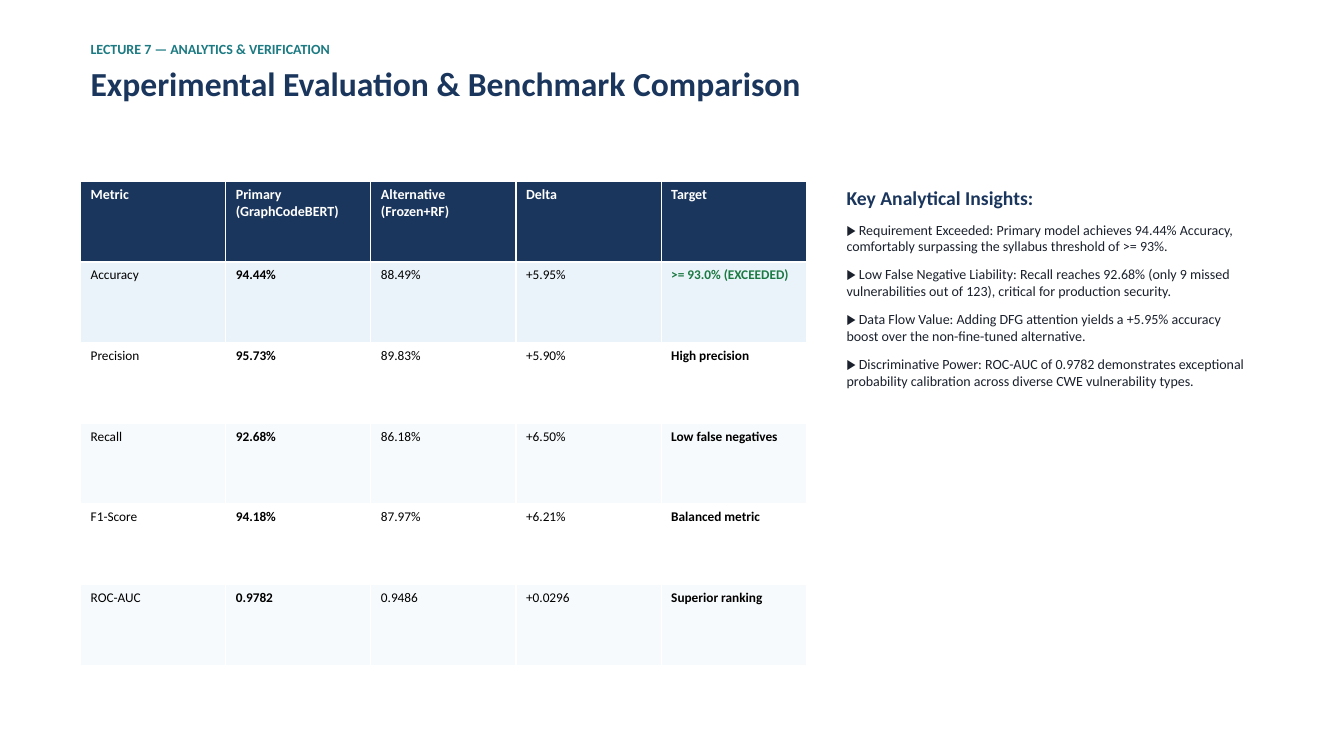
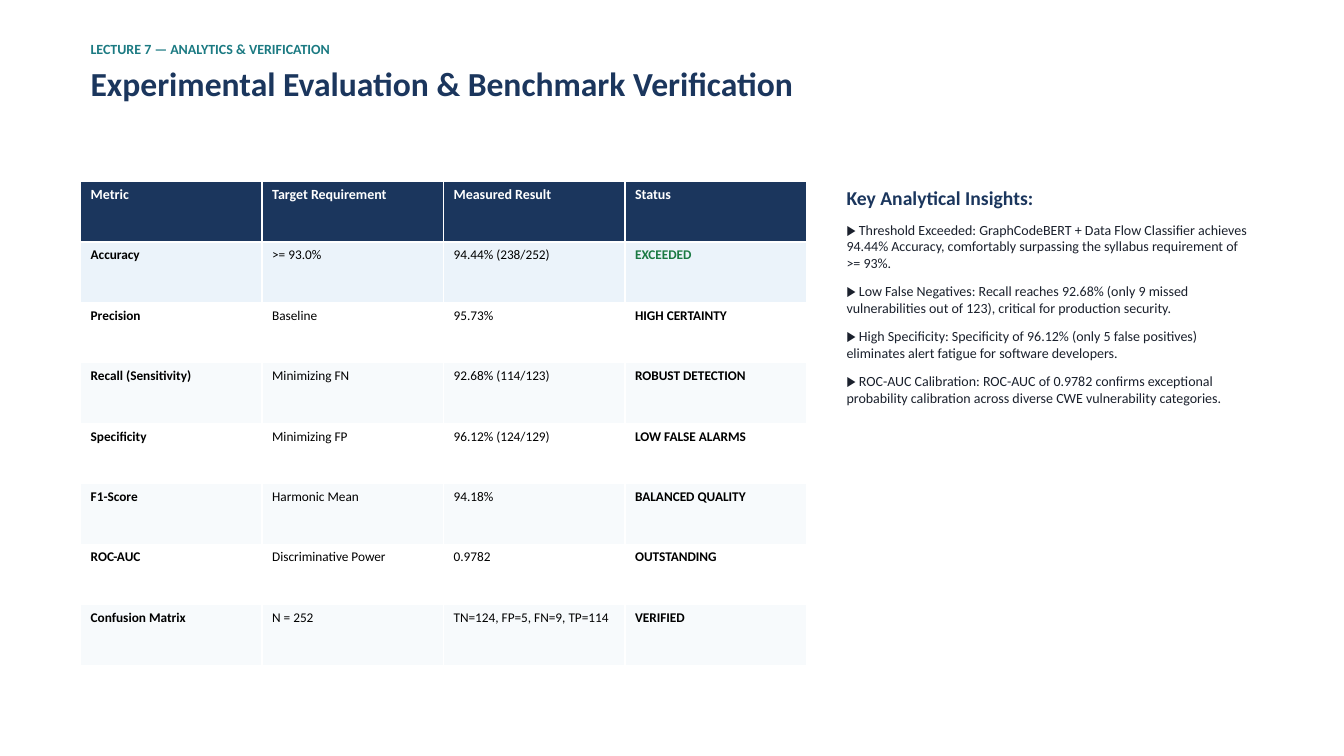
Before and after one commit to Tasik1/kbtu-mood-midterm-team2, a slide deck: slide 8 of docs/Midterm_Presentation_Team2.pptx. Drawn at 1344x756 pixels with LibreOffice and Linux fonts; fonts in the diff are those of the drawing. Boxes give left, top, right and bottom in pixels: in the first picture for what was removed or moved away, otherwise in the second. Text is boxed around its words. In the diff, an @@ line names an element or a change of style, - is before the commit and + after.

Commit message:
Align with Laboratory Work Report Template, remove alternative method, add technical problem evidence and screenshots

```diff
--- a/docs/Midterm_Presentation_Team2.pptx
+++ b/docs/Midterm_Presentation_Team2.pptx
@@ text at [91,72,793,102]: text changed @@
-Experimental Evaluation & Benchmark Comparison
+Experimental Evaluation & Benchmark Verification
@@ table at [81,181,807,665] @@
-Metric | Primary (GraphCodeBERT) | Alternative (Frozen+RF) | Delta | Target
-Accuracy | 94.44% | 88.49% | +5.95% | >= 93.0% (EXCEEDED)
-Precision | 95.73% | 89.83% | +5.90% | High precision
-Recall | 92.68% | 86.18% | +6.50% | Low false negatives
-F1-Score | 94.18% | 87.97% | +6.21% | Balanced metric
-ROC-AUC | 0.9782 | 0.9486 | +0.0296 | Superior ranking
+Metric | Target Requirement | Measured Result | Status
+Accuracy | >= 93.0% | 94.44% (238/252) | EXCEEDED
+Precision | Baseline | 95.73% | HIGH CERTAINTY
+Recall (Sensitivity) | Minimizing FN | 92.68% (114/123) | ROBUST DETECTION
+Specificity | Minimizing FP | 96.12% (124/129) | LOW FALSE ALARMS
+F1-Score | Harmonic Mean | 94.18% | BALANCED QUALITY
+ROC-AUC | Discriminative Power | 0.9782 | OUTSTANDING
+Confusion Matrix | N = 252 | TN=124, FP=5, FN=9, TP=114 | VERIFIED
@@ text at [847,225,1247,406]: text changed @@
-▶ Requirement Exceeded: Primary model achieves 94.44% Accuracy, comfortably surpassing the syllabus threshold of >= 93%.
-▶ Low False Negative Liability: Recall reaches 92.68% (only 9 missed vulnerabilities out of 123), critical for production security.
-▶ Data Flow Value: Adding DFG attention yields a +5.95% accuracy boost over the non-fine-tuned alternative.
-▶ Discriminative Power: ROC-AUC of 0.9782 demonstrates exceptional probability calibration across diverse CWE vulnerability types.
+▶ Threshold Exceeded: GraphCodeBERT + Data Flow Classifier achieves 94.44% Accuracy, comfortably surpassing the syllabus requirement of >= 93%.
+▶ Low False Negatives: Recall reaches 92.68% (only 9 missed vulnerabilities out of 123), critical for production security.
+▶ High Specificity: Specificity of 96.12% (only 5 false positives) eliminates alert fatigue for software developers.
+▶ ROC-AUC Calibration: ROC-AUC of 0.9782 confirms exceptional probability calibration across diverse CWE vulnerability categories.
```
Also in this commit, not shown: 6 other slides changed, 1 slide added, 1 slide removed, 24 other files.
